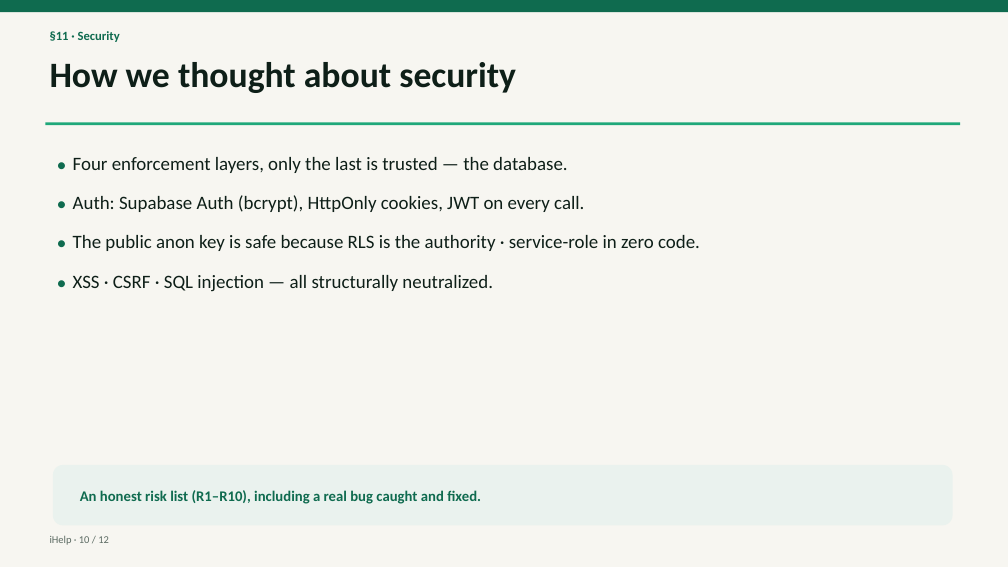
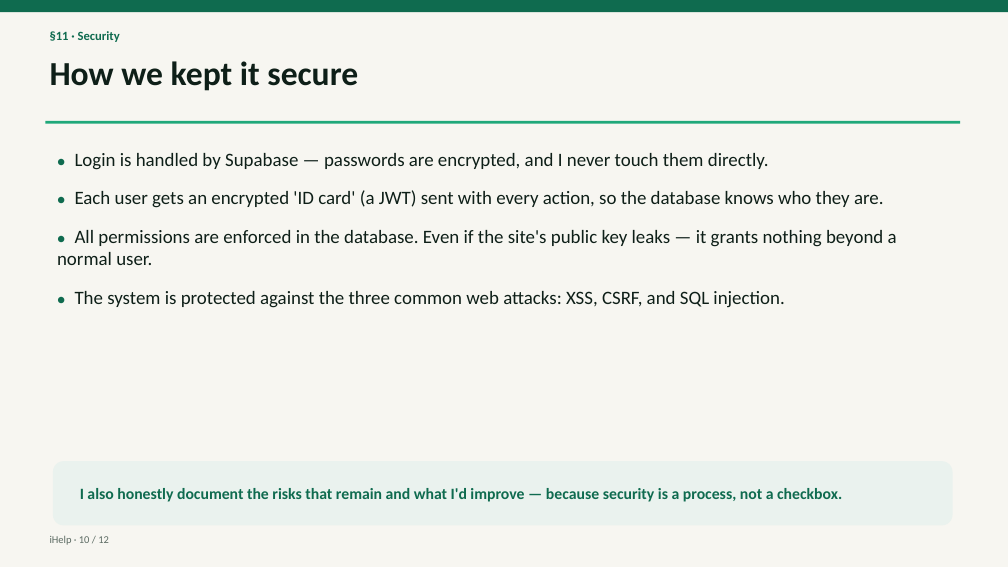
Before and after one commit to YuvGev00/ihelp, a slide deck: slide 10 of submission/en/iHelp-presentation.pptx. Drawn at 1008x567 pixels with LibreOffice and Linux fonts; fonts in the diff are those of the drawing. Boxes give left, top, right and bottom in pixels: in the first picture for what was removed or moved away, otherwise in the second. Text is boxed around its words. In the diff, an @@ line names an element or a change of style, - is before the commit and + after.

```diff
--- a/submission/en/iHelp-presentation.pptx
+++ b/submission/en/iHelp-presentation.pptx
@@ text at bbox=[50, 61, 358, 91]: text changed; size 34 to 32 pt @@
-How we thought about security
+How we kept it secure
@@ text at bbox=[57, 153, 897, 308]: text changed @@
-● Four enforcement layers, only the last is trusted — the database.
-● Auth: Supabase Auth (bcrypt), HttpOnly cookies, JWT on every call.
-● The public anon key is safe because RLS is the authority · service-role in zero code.
-● XSS · CSRF · SQL injection — all structurally neutralized.
+● Login is handled by Supabase — passwords are encrypted, and I never touch them directly.
+● Each user gets an encrypted 'ID card' (a JWT) sent with every action, so the database knows who they are.
+● All permissions are enforced in the database. Even if the site's public key leaks — it grants nothing beyond a normal user.
+● The system is protected against the three common web attacks: XSS, CSRF, and SQL injection.
@@ rounded rectangle: place and size @@
-rounded rectangle at bbox=[53, 465, 953, 526]
+rounded rectangle at bbox=[53, 461, 953, 526]
@@ text at bbox=[80, 488, 842, 502]: text changed; size 14 to 15 pt @@
-An honest risk list (R1–R10), including a real bug caught and fixed.
+I also honestly document the risks that remain and what I'd improve — because security is a process, not a checkbox.
```
Also in this commit, not shown: 10 other slides changed, 1 slide added, 1 slide removed, 1 other file.
